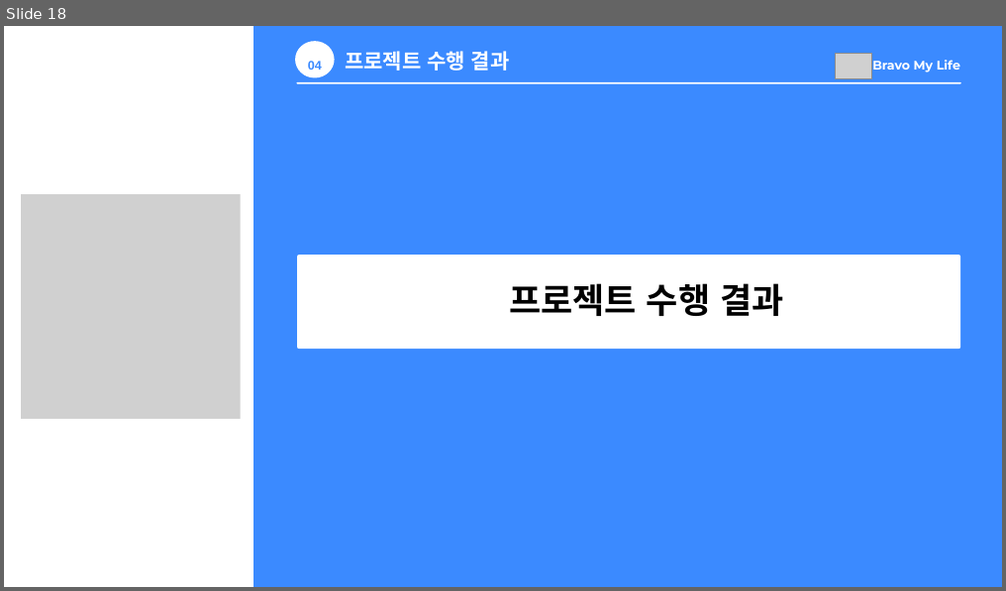
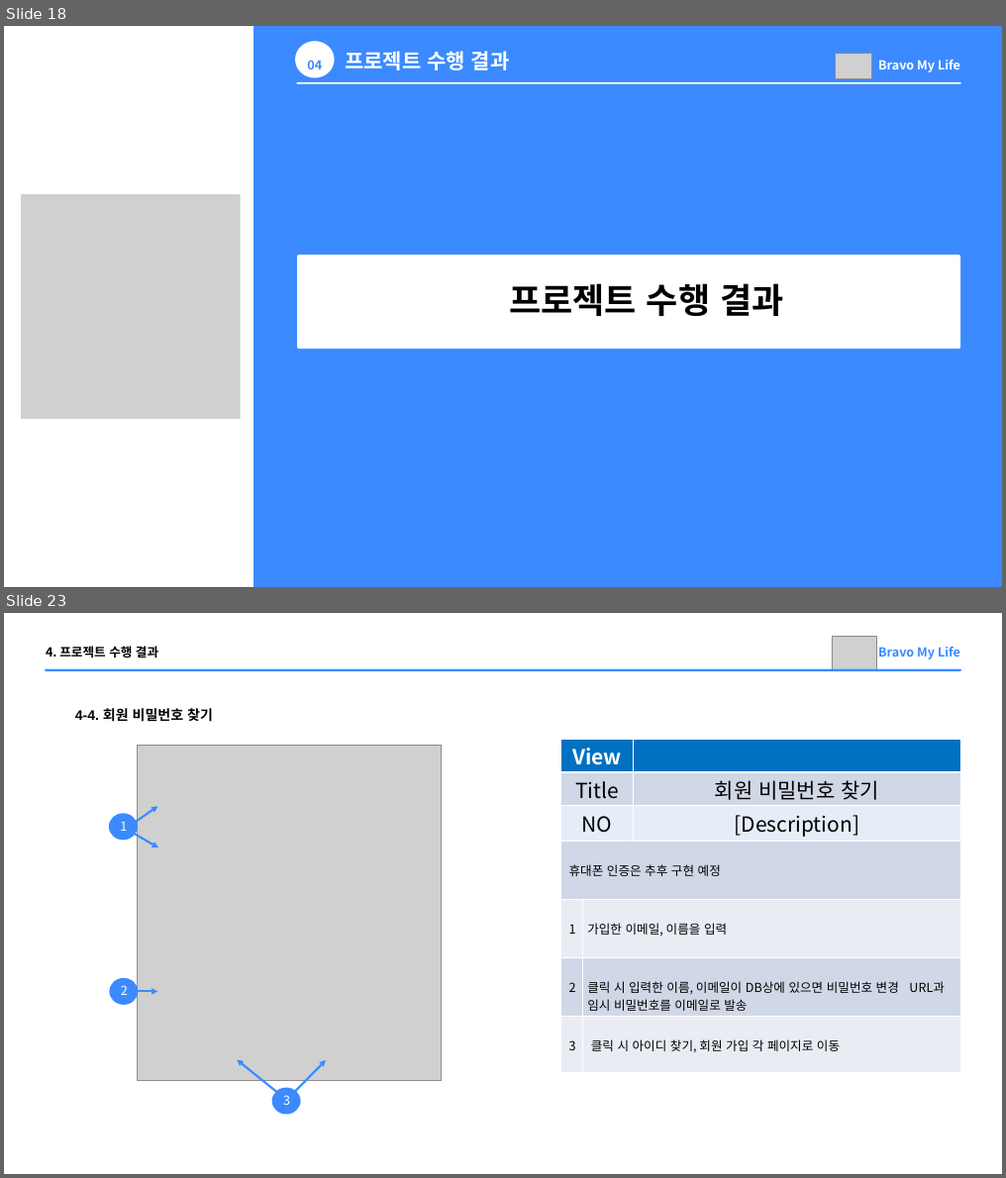
Before and after one commit to Parkjisoo00/ecommerce.saturn, a slide deck: resource/10.prepare/Saturn 미완성.pptx. Shown one above the other, each under a label of ours: slide 18 before the commit, slides 18 and 23 after it; the slides between them are not shown. The pictures are 1006x591 and 1006x1178 pixels, drawn with LibreOffice and Linux fonts; fonts in the diff are those of the drawing; grey boxes stand for pictures. Boxes give left, top, right and bottom in pixels: in the first picture for what was removed or moved away, otherwise in the second. Text is boxed around its words. In the diff, an @@ line names an element or a change of style, - is before the commit and + after.

Commit message:
[아이디 찾기 버튼 수정, ppt수정, WBS 수정]

```diff
--- a/resource/10.prepare/Saturn 미완성.pptx
+++ b/resource/10.prepare/Saturn 미완성.pptx
@@ slide 23 added at (4,613,1002,1174), background #FFFFFF @@
@@ picture added at (832,636,875,669) @@
@@ line added from (46, 670) to (960, 670), #3B8AFF 3 pt @@
@@ text added at (46,646,158,658), 18 pt, text #000000, bold @@
+4. 프로젝트 수행 결과
@@ text added at (878,647,960,660), 18 pt, text #3B8AFF, bold @@
+Bravo My Life
@@ text added at (75,708,213,722), 20 pt, text #000000, bold @@
+4-4. 회원 비밀번호 찾기
@@ picture added at (138,745,441,1080) @@
@@ table added at (561,739,961,1072), 7 rows, 3 columns @@
+View |  | 
+Title |  | 회원 비밀번호 찾기
+NO |  | [Description]
+휴대폰 인증은 추후 구현 예정 |  | 
+1 | 가입한 이메일, 이름을 입력 | 
+2 | 클릭 시 입력한 이름, 이메일이 DB상에 있으면 비밀번호 변경 URL과 임시 비밀번호를 이메일로 발송 | 
+3 | 클릭 시 아이디 찾기, 회원 가입 각 페이지로 이동 | 
@@ freeform shape added at (109,814,138,840), fill #3B8AFF @@
@@ arrow added from (130, 826) to (157, 807), #3B8AFF 3 pt @@
@@ text added at (120,822,127,831), 18 pt, text #FFFFFF @@
+1
@@ arrow added from (133, 833) to (158, 848), #3B8AFF 3 pt @@
@@ freeform shape added at (109,978,138,1005), fill #3B8AFF @@
@@ text added at (121,985,128,995), 18 pt, text #FFFFFF @@
+2
@@ arrow added from (138, 992) to (157, 992), #3B8AFF 3 pt @@
@@ arrow added from (279, 1094) to (237, 1060), #3B8AFF 3 pt @@
@@ arrow added from (293, 1093) to (326, 1060), #3B8AFF 3 pt @@
@@ freeform shape added at (272,1088,300,1115), fill #3B8AFF @@
@@ text added at (283,1095,290,1105), 18 pt, text #FFFFFF @@
+3
@@ slide 18 changed as well @@
@@ text "Bravo My Life" at (878,60,960,73): font Montserrat to Noto Sans CJK KR @@
```
Also in this commit, not shown: 23 other slides changed, 6 other slides added, 3 other files.
